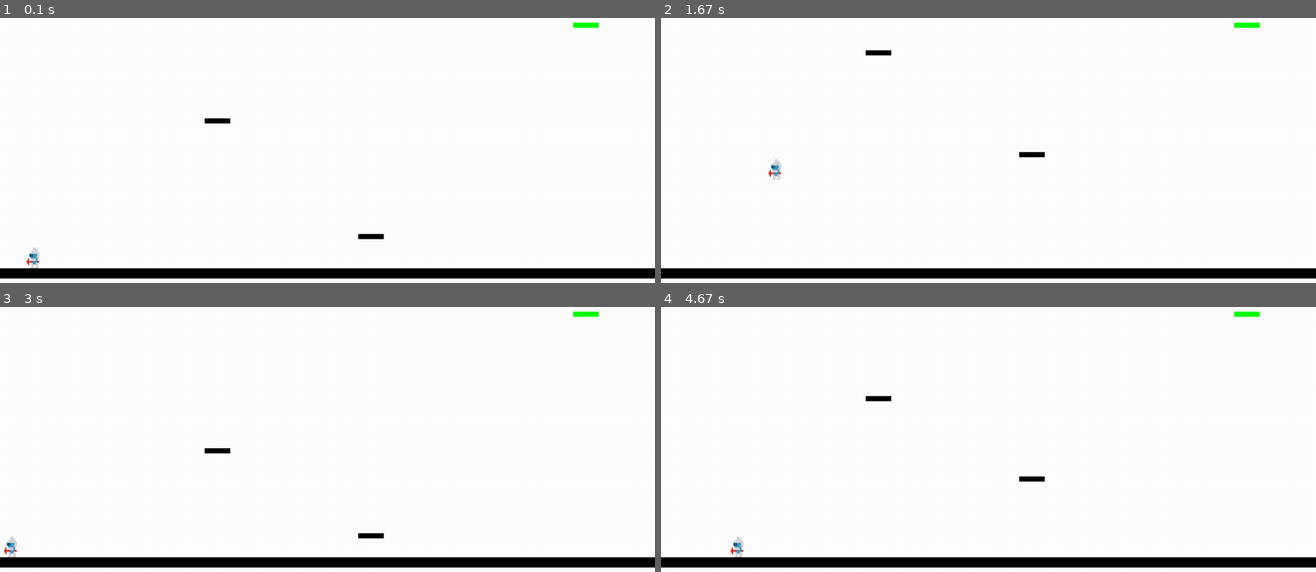
Above: before the commit, frames 1-4 (two rows, left to right).
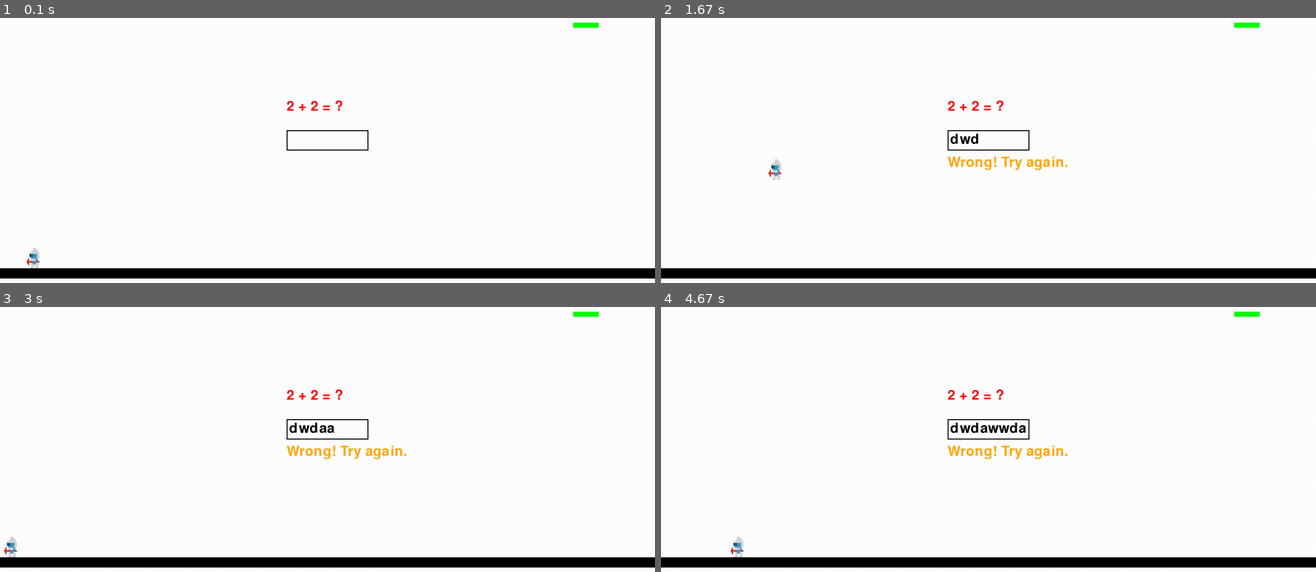
Above: after the commit, the same moments.

Repository: lambo-n/thecoderschool-pygames
Game: pygame game, started from zenith.py
The game is run twice, just before and just after one commit, with the same random seed, the same clock (stepped at 60 frames per second) and the same inputs.
Inputs:
- Up to frame 1 (0.1 s): no input
- Up to frame 2 (1.67 s): tap Enter at 0.33 s; hold D 0.67-1.13 s; hold W 1.22-1.52 s; hold D from 1.55 s (still down)
- Up to frame 3 (3 s): release D at 2.02 s; hold A 2.05-2.58 s; hold A from 2.62 s (still down)
- Up to frame 4 (4.67 s): release A at 3.02 s; hold Backspace 3.05-3.42 s; hold W 3.05-3.42 s; hold W 3.45-3.82 s; hold D 3.85-4.48 s; hold A from 4.52 s (still down)

The runs differ from the first frame. In frame 1, 0.5% of the frame differs, in the area x 31-59%, y 31-84%; in frame 2, 1.0%; in frame 3, 1.1%; in frame 4, 1.2%, in the area x 31-63%, y 31-66%.

Commit message:
zoie 4/10

Diff:
--- a/chase.py
+++ b/chase.py
@@ -13,18 +13,31 @@
 canJump = False
 enemyTimer = 0
 enemySpawnTime = 2
+coinX = 600
+coinY = 150
+lives = 5
 
 player_pos = pygame.Vector2(screen.get_width() / 2, screen.get_height() / 2)
 
 batImage = pygame.image.load("assets/robotVillain.png").convert_alpha()
 batImage = pygame.transform.scale(batImage, (50, 50))
 
+coinImage = pygame.image.load("assets/bitcoin.png").convert_alpha()
+coinImage = pygame.transform.scale(coinImage, (30, 30))
+coinRect = coinImage.get_rect(center=(coinX, coinY))
+
+
 # xpos, ypos, xwidth, yheight
 platformGround = pygame.Rect(0, 600, 1280, 20)
-platform1 = pygame.Rect(400, 500, 200, 20)
-platform4 = MovingPlatform(100, 400, 150, 20, moving_dir=1, bound_min=50, bound_max=1180, axis='x')
+platform1 = MovingPlatform(100, 250, 150, 20, moving_dir=1, bound_min=50, bound_max=1180, axis='x')
+platform2 = MovingPlatform(400, 450, 150, 20, moving_dir=-1, bound_min=50, bound_max=1180, axis='x')
+platform3 = MovingPlatform(700, 150, 150, 20, moving_dir=1, bound_min=50, bound_max=1180, axis='x')
+platform4 = MovingPlatform(100, 350, 150, 20, moving_dir=1, bound_min=50, bound_max=1180, axis='x')
 
-platformList = [platformGround, platform1, platform4.rect]
+
+platformList = [platformGround, platform1.rect, platform2.rect, platform3.rect, platform4.rect]
+
+movingPlatformList = [platform1, platform2, platform3, platform4]
 
 testEnemy = Enemy()
 enemyList = [testEnemy]
@@ -40,26 +53,41 @@
     # fill the screen with a color to wipe away anything from last frame
     screen.fill("black")
 
-    # Move the moving platform left and right
-    platform4.update(dt)
+    # Move player with platform if standing on it
 
-    # Move player with platform if standing on it
-    player_rect_cur = pygame.Rect(int(player_pos.x) - 20, int(player_pos.y) - 20, 40, 40)
-    if (player_rect_cur.bottom == platform4.rect.top and
-            player_rect_cur.right > platform4.rect.left and
-            player_rect_cur.left < platform4.rect.right):
-        player_pos.x += platform4.rect.left - platform4.prev_x
 
 
     for platform in platformList:
         pygame.draw.rect(screen, "white", platform)
 
+    player_rect_cur = pygame.Rect(int(player_pos.x) - 20, int(player_pos.y) - 20, 40, 40)
+
+    for movingPlatform in movingPlatformList:
+        movingPlatform.update(dt)
+
+
+        if (player_rect_cur.bottom == movingPlatform.rect.top and
+            player_rect_cur.right > movingPlatform.rect.left and
+            player_rect_cur.left < movingPlatform.rect.right):
+            player_pos.x += movingPlatform.rect.left - movingPlatform.prev_x
+
     player_rect = pygame.Rect(player_pos.x - 20, player_pos.y - 20, 40, 40)
     pygame.draw.rect(screen, "gold", player_rect)
+
+    screen.blit(coinImage, coinRect)
+
+    if player_rect.collideRect(coinRect):
+        #coinX = random.randint()
+        coins += 1
 
     for enemy in enemyList:
         enemy.update(dt)
         screen.blit(batImage, (enemy.pos.x, enemy.pos.y))
+
+        if player_rect.colliderect(enemy.get_rect()):
+            print("Player hit!")
+            enemyList.remove(enemy)
+            lives -= 1
 
         if enemy.pos.x < -50 or enemy.pos.x > 1300:
             enemy.direction *= -1
--- a/chaseenemy.py
+++ b/chaseenemy.py
@@ -18,3 +18,6 @@
 
     def update(self, dt):
         self.pos.x += 100 * dt * self.direction
+
+    def get_rect(self):
+        return pygame.Rect(int(self.pos.x), int(self.pos.y), 50, 50)
--- a/zenith.py
+++ b/zenith.py
@@ -33,17 +33,22 @@
 lvl2platforms = [platformb1, platformG, platformb2]
 lvl2movingplatforms = []
 
-platformc1 = MovingPlatform(700, 550, 50, 10, moving_dir=1, bound_min=400, bound_max=600)
+platformc1 = MovingPlatform(900, 550, 50, 10, moving_dir=1, bound_min=150, bound_max=600)
 platformc2 = MovingPlatform(400, 350, 50, 10, moving_dir=-1, bound_min=150, bound_max=500)
 lvl3platforms = [platformc1.rect, platformc2.rect, platformG]
 lvl3movingplatforms = [platformc1, platformc2]
 
 currentLvlList = lvl1platforms
 currentLvlMovingList = lvl1movingplatforms
-currentLvl = 3
+currentLvl = 4
 
 squareImage = pygame.image.load("assets/digdug.png")
 squareImage = pygame.transform.scale(squareImage, (40, 40))
+
+font = pygame.font.SysFont(None, 40)
+
+user_input = ""
+input_feedback = ""
 
 while running:
     # poll for events
@@ -51,6 +56,24 @@
     for event in pygame.event.get():
         if event.type == pygame.QUIT:
             running = False
+        if currentLvl == 4 and event.type == pygame.KEYDOWN:
+            if event.key == pygame.K_RETURN:
+                if user_input.strip() == "4":
+                    currentLvl = 5
+                    user_input = ""
+                    input_feedback = ""
+                    player_pos = pygame.Vector2(48, 590)
+                else:
+                    input_feedback = "Wrong! Try again."
+                    #CONTINUE
+                    user_input = ""
+            elif event.key == pygame.K_BACKSPACE:
+                user_input = user_input[:-1]
+            elif event.unicode.isprintable():
+                user_input += event.unicode
+
+    screen.fill("white")
+
 
     if currentLvl == 1:
         currentLvlList = lvl1platforms
@@ -61,9 +84,25 @@
     elif currentLvl == 3:
         currentLvlList = lvl3platforms
         currentLvlMovingList = lvl3movingplatforms
+    elif currentLvl == 4:
+        currentLvlList = [platformG]
+        currentLvlMovingList = []
+
+        mathProblem = font.render("2 + 2 = ?", True, "red")
+        screen.blit(mathProblem, (WIDTH / 2 - 80, HEIGHT / 2 - 60))
+
+        # Draw input box
+        input_box = pygame.Rect(WIDTH / 2 - 80, HEIGHT / 2, 160, 40)
+        pygame.draw.rect(screen, "black", input_box, 2)
+        input_surf = font.render(user_input, True, "black")
+        screen.blit(input_surf, (input_box.x + 5, input_box.y + 5))
+
+        # Draw feedback
+        if input_feedback:
+            feedback_surf = font.render(input_feedback, True, "orange")
+            screen.blit(feedback_surf, (WIDTH / 2 - 80, HEIGHT / 2 + 50))
 
     # fill the screen with a color to wipe away anything from last frame
-    screen.fill("white")
 
 
     gravity += 1000 * dt
Binary file added: assets/bitcoin.png
